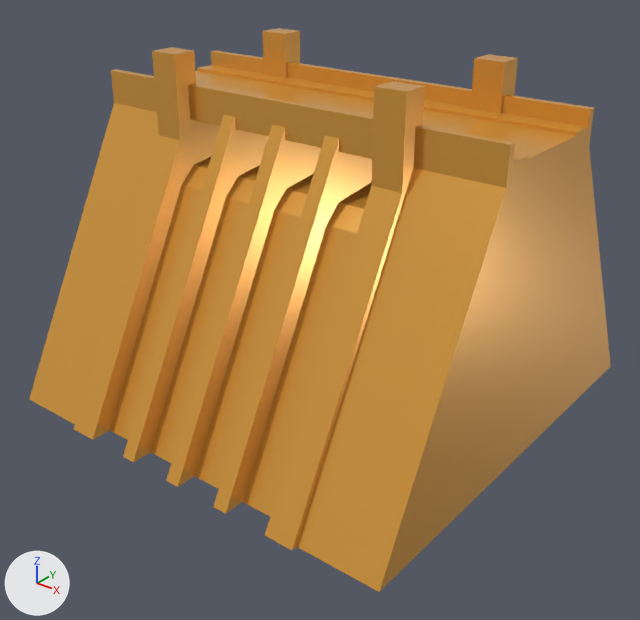
Two versions of the glTF model public/models/dam.glb, one commit apart.
One viewpoint serves both versions: a 50 mm lens placed at (34.3, -43.9, 32.8), pointed at (0.9, -2.2, 6.9). Lighting does not change. The marker at lower left points along +X, +Y and +Z. Where no turn or scale is listed for an object, it has been applied to the vertices.

Objects in the first picture: 'dam'.
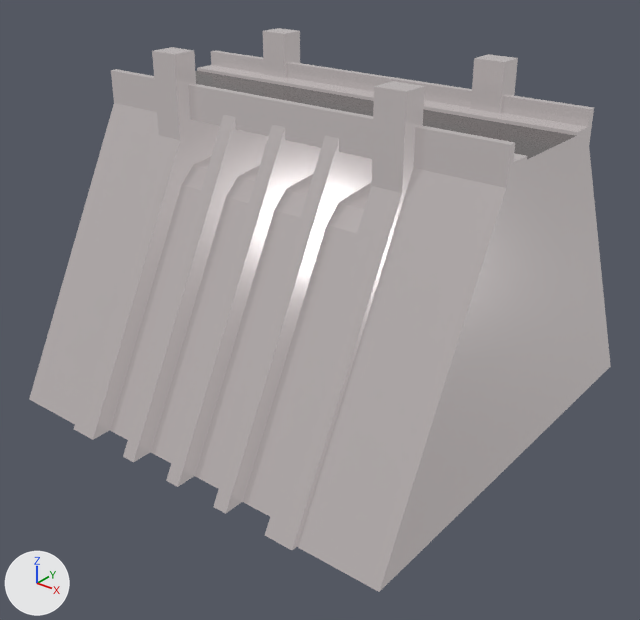
The change, as a diff of the scene's bpy script:
```diff
--- a/public/models/dam.glb.py
+++ b/public/models/dam.glb.py
@@ img_base @@
+img_base = load_image('base', '_unpacked/base', 1024, 1024, 'sRGB')
@@ mat_lowpoly_colors_001 @@
+mat_lowpoly_colors_001 = bpy.data.materials.new('LOWPOLY-COLORS.001')
+# uses the picture img_base
@@ me_dam @@
 me_dam.from_pydata(...)  # 265 vertices, 542 faces; spans x -15.0..15.0, y -15.4..15.4, z 0.0..23.2
-me_dam.materials.append(mat_lowpoly_colors)  # orange #e7a747
+me_dam.materials.append(mat_lowpoly_colors_001)
```

Pixel boxes (x1, y1, x2, y2) of what changed, in the pictures (640 x 620 px):
'dam', recoloured (orange to grey)
    both: (29, 28, 611, 592)
